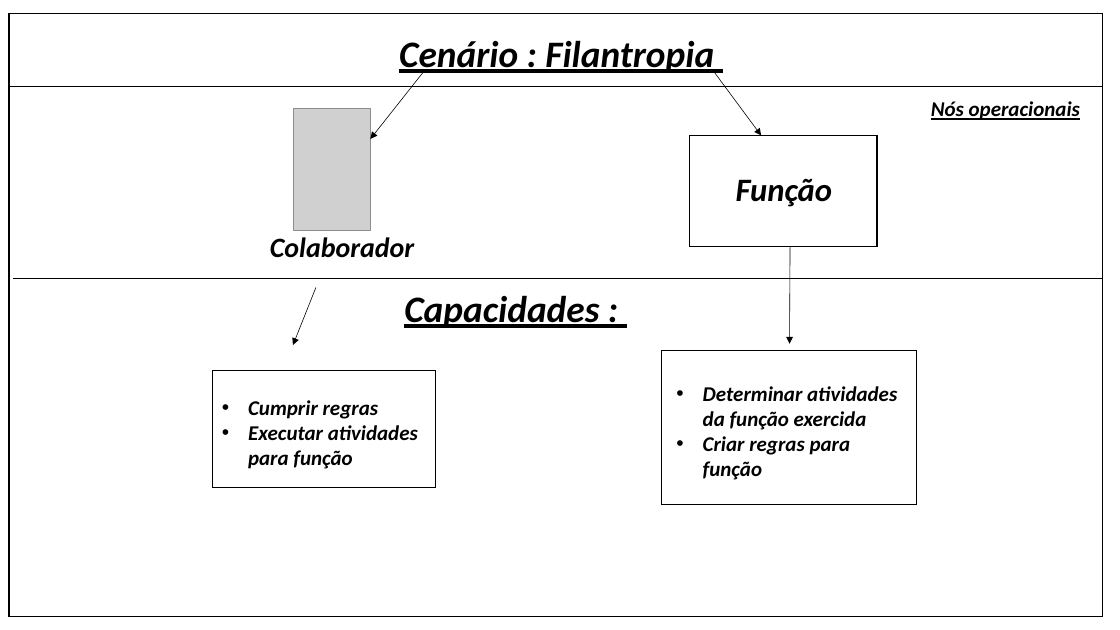
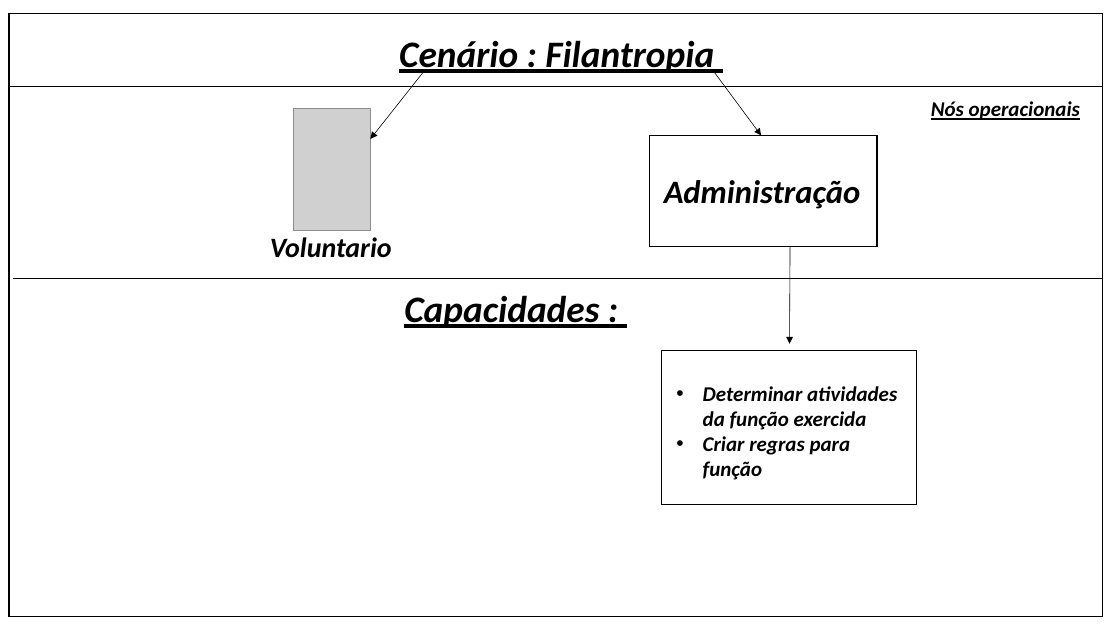
Before and after one commit to Ney-Rocha/OPE-3-semestre, a slide deck: slide 11 of cenario_de_negocio.pptx. Drawn at 1120x630 pixels with LibreOffice and Linux fonts; fonts in the diff are those of the drawing; grey boxes stand for pictures. Boxes give left, top, right and bottom in pixels: in the first picture for what was removed or moved away, otherwise in the second. Text is boxed around its words. In the diff, an @@ line names an element or a change of style, - is before the commit and + after.

```diff
--- a/cenario_de_negocio.pptx
+++ b/cenario_de_negocio.pptx
@@ rectangle: place and size @@
-rectangle at (690, 135, 877, 246)
+rectangle at (649, 135, 877, 246)
@@ text at (664, 180, 860, 209): text changed @@
-Função
+Administração
@@ text at (270, 237, 392, 258): text changed @@
-Colaborador
+Voluntario
@@ arrow removed from (316, 287) to (293, 345) @@
@@ rectangle removed at (213, 371, 435, 487) @@
@@ text removed at (248, 400, 418, 469) @@
-• Cumprir regras
-• Executar atividades para função
```
Also in this commit, not shown: 8 other slides changed, 1 other file.
